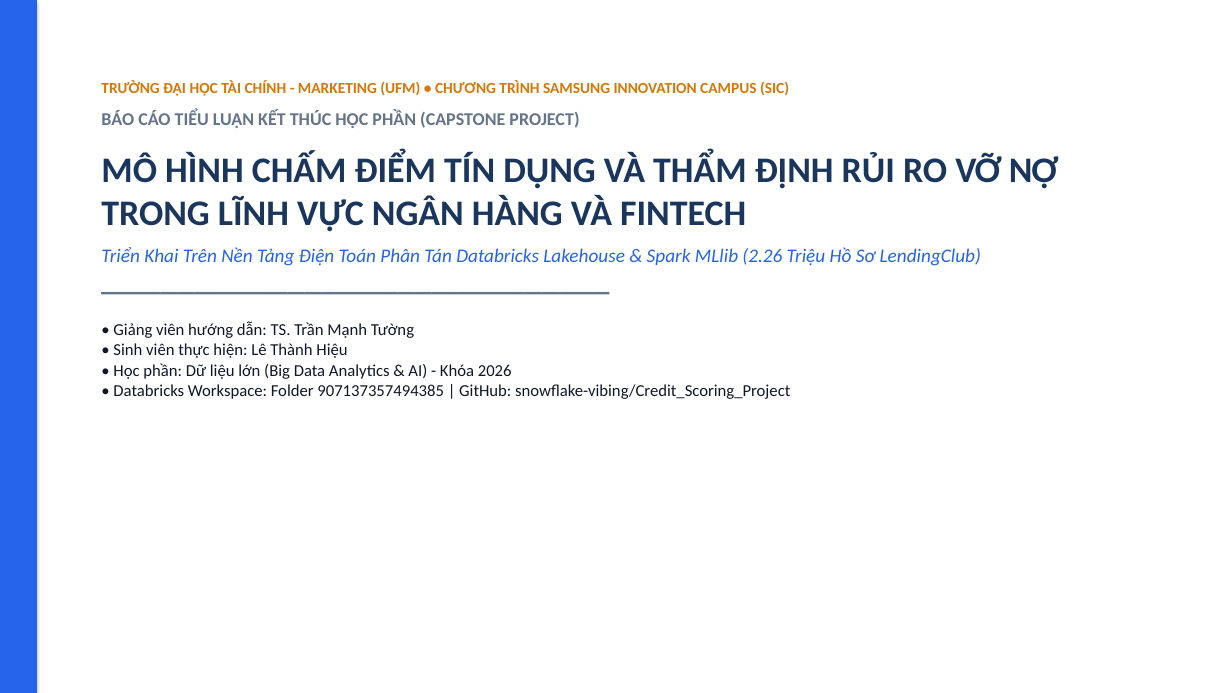
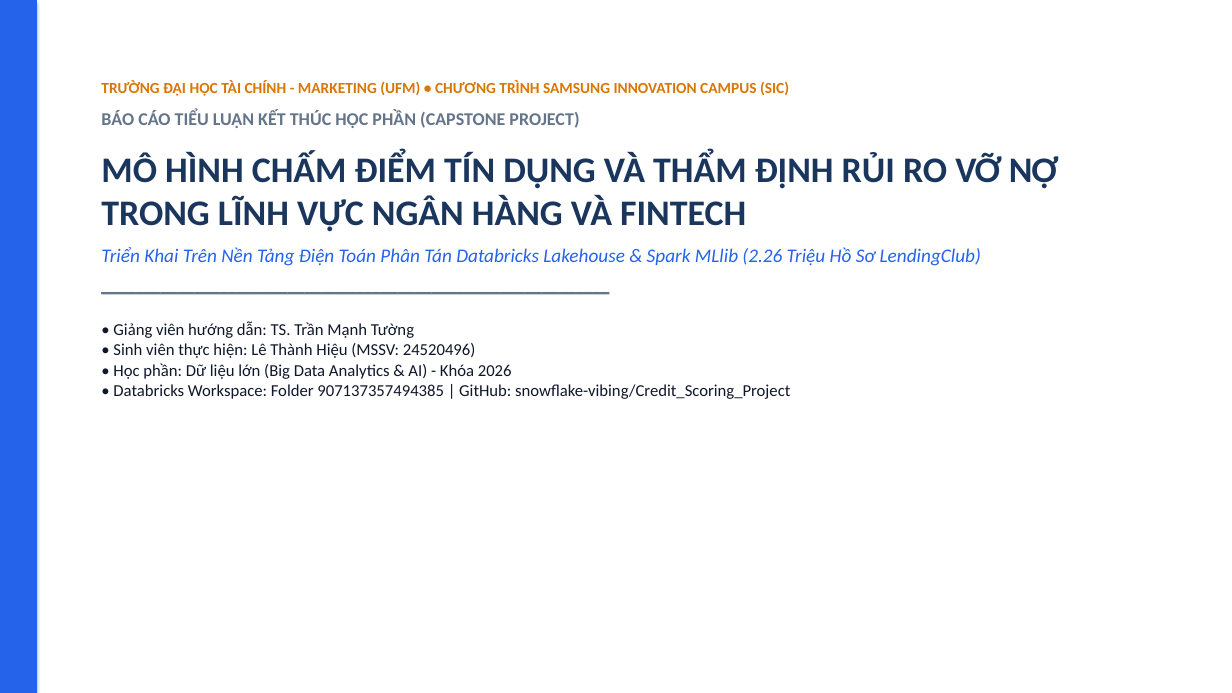
Before and after one commit to snowflake-vibing/Credit_Scoring_Project, a slide deck: slide 1 of slide_bao_ve_de_tai_7.pptx. Drawn at 1232x693 pixels with LibreOffice and Linux fonts; fonts in the diff are those of the drawing. Boxes give left, top, right and bottom in pixels: in the first picture for what was removed or moved away, otherwise in the second. Text is boxed around its words. In the diff, an @@ line names an element or a change of style, - is before the commit and + after.

Commit message:
feat(metadata): update student ID (MSSV: 24520496) across thesis and slides

```diff
--- a/slide_bao_ve_de_tai_7.pptx
+++ b/slide_bao_ve_de_tai_7.pptx
@@ text at [113, 322, 790, 399]: text changed @@
-• Giảng viên hướng dẫn: TS. Trần Mạnh Tường
-• Sinh viên thực hiện: Lê Thành Hiệu
-• Học phần: Dữ liệu lớn (Big Data Analytics & AI) - Khóa 2026
-• Databricks Workspace: Folder 907137357494385 | GitHub: snowflake-vibing/Credit_Scoring_Project
+• Giảng viên hướng dẫn: TS. Trần Mạnh Tường
+• Sinh viên thực hiện: Lê Thành Hiệu (MSSV: 24520496)
+• Học phần: Dữ liệu lớn (Big Data Analytics & AI) - Khóa 2026
+• Databricks Workspace: Folder 907137357494385 | GitHub: snowflake-vibing/Credit_Scoring_Project
```
Also in this commit, not shown: 17 other files.
